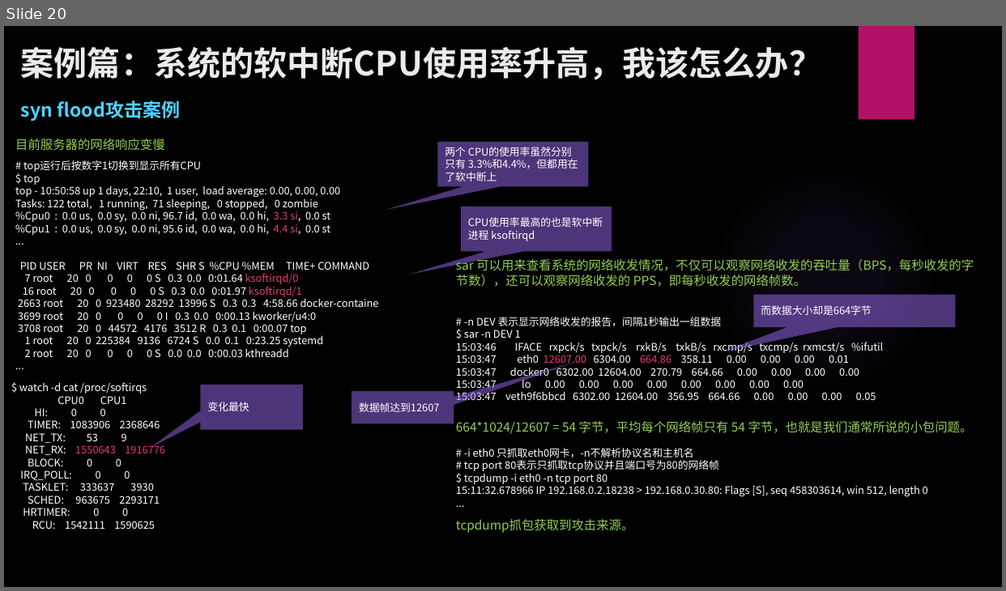
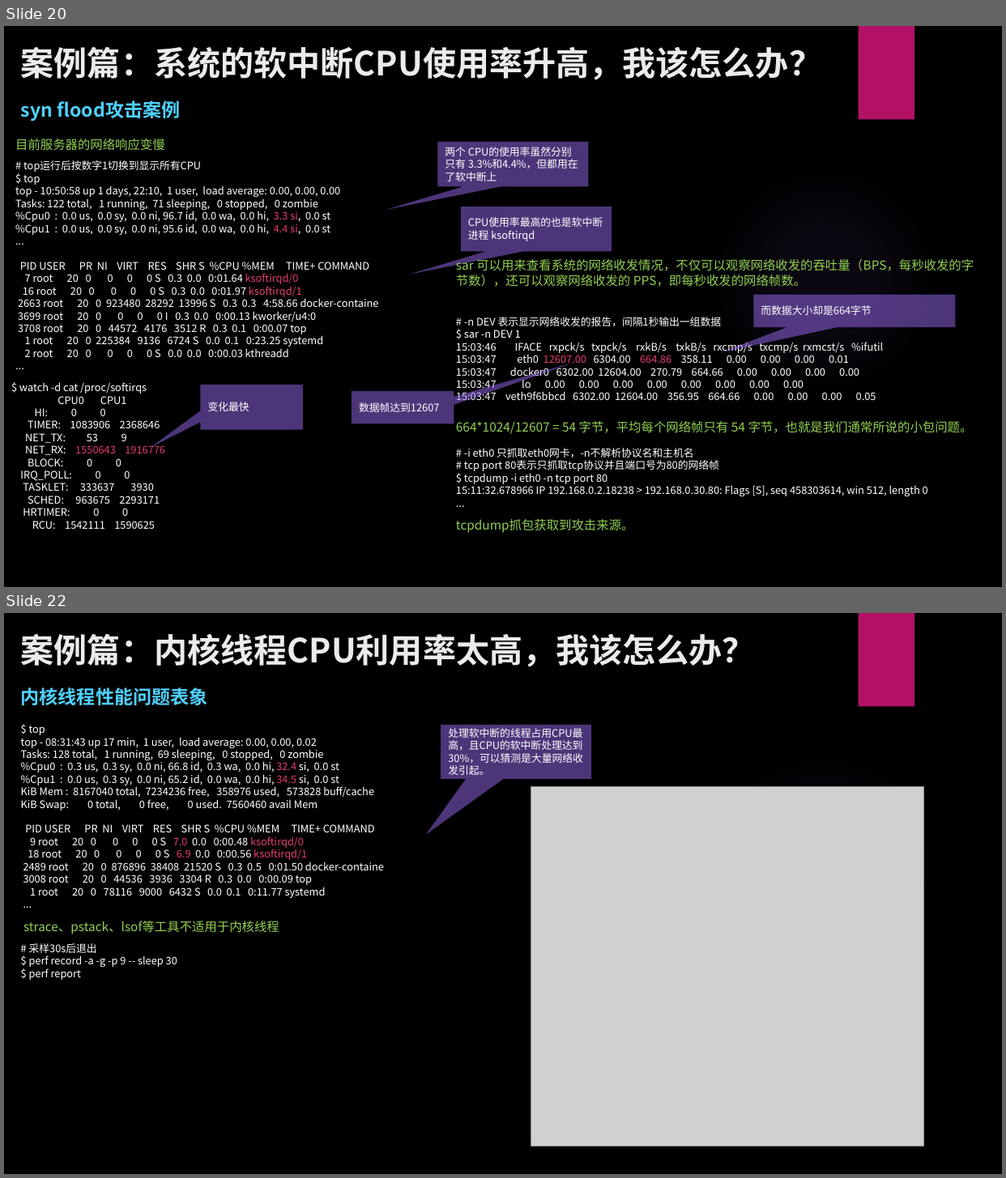
Before and after one commit to zhangkekf/reading-notes, a slide deck: Linux性能优化实战/01-cpu性能优化.pptx. Shown one above the other, each under a label of ours: slide 20 before the commit, slides 20 and 22 after it; the slides between them are not shown. The pictures are 1006x591 and 1006x1178 pixels, drawn with LibreOffice and Linux fonts; fonts in the diff are those of the drawing; grey boxes stand for pictures; background and template pictures are left out. Boxes give left, top, right and bottom in pixels: in the first picture for what was removed or moved away, otherwise in the second. Text is boxed around its words. In the diff, an @@ line names an element or a change of style, - is before the commit and + after.

Commit message:
更新到04-网络性能优化

```diff
--- a/Linux性能优化实战/01-cpu性能优化.pptx
+++ b/Linux性能优化实战/01-cpu性能优化.pptx
@@ slide 22 added at [4,613,1002,1174], background picture (left out); not listed: 2 template elements that a slide beside it also shows @@
@@ title added at [21,634,756,667], 32 pt, text #EBEBEB, bold @@
+案例篇：内核线程CPU利用率太高，我该怎么办？
@@ text added at [21,688,208,705], 18 pt, text #4FD1FF, bold @@
+内核线程性能问题表象
@@ text added at [21,726,384,898], 10 pt, text #FFFFFF @@
+$ top
+top - 08:31:43 up 17 min, 1 user, load average: 0.00, 0.00, 0.02
+Tasks: 128 total, 1 running, 69 sleeping, 0 stopped, 0 zombie
+%Cpu0 : 0.3 us, 0.3 sy, 0.0 ni, 66.8 id, 0.3 wa, 0.0 hi, 32.4 si, 0.0 st
+%Cpu1 : 0.0 us, 0.3 sy, 0.0 ni, 65.2 id, 0.0 wa, 0.0 hi, 34.5 si, 0.0 st
+KiB Mem : 8167040 total, 7234236 free, 358976 used, 573828 buff/cache
+KiB Swap: 0 total, 0 free, 0 used. 7560460 avail Mem
+PID USER PR NI VIRT RES SHR S %CPU %MEM TIME+ COMMAND
+9 root 20 0 0 0 0 S 7.0 0.0 0:00.48 ksoftirqd/0
+18 root 20 0 0 0 0 S 6.9 0.0 0:00.56 ksoftirqd/1
+2489 root 20 0 876896 38408 21520 S 0.3 0.5 0:01.50 docker-containe
+3008 root 20 0 44536 3936 3304 R 0.3 0.0 0:00.09 top
+1 root 20 0 78116 9000 6432 S 0.0 0.1 0:11.77 systemd
+...
@@ speech box added at [441,725,592,778], fill #9B6BF2 at 50% opacity, 10 pt, text #FFFFFF @@
+处理软中断的线程占用CPU最高，且CPU的软中断处理达到30%，可以猜测是大量网络收发引起。
@@ picture added at [531,787,925,1148] @@
@@ text added at [23,921,279,935], 12 pt, text #92D050 @@
+strace、pstack、lsof等工具不适用于内核线程
@@ text added at [29,943,177,980], 10 pt, text #FFFFFF @@
+# 采样30s后退出
+$ perf record -a -g -p 9 -- sleep 30
+$ perf report
```
Also in this commit, not shown: 1 other slide added, 3 other files.
